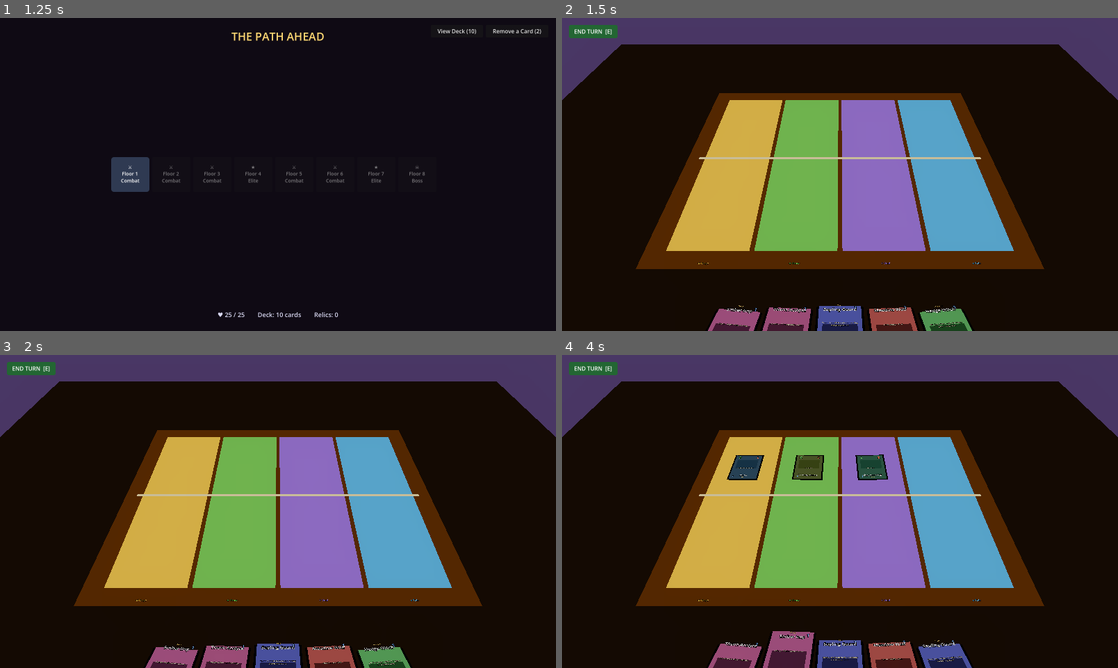
Above: before the commit, frames 1-4 (two rows, left to right).
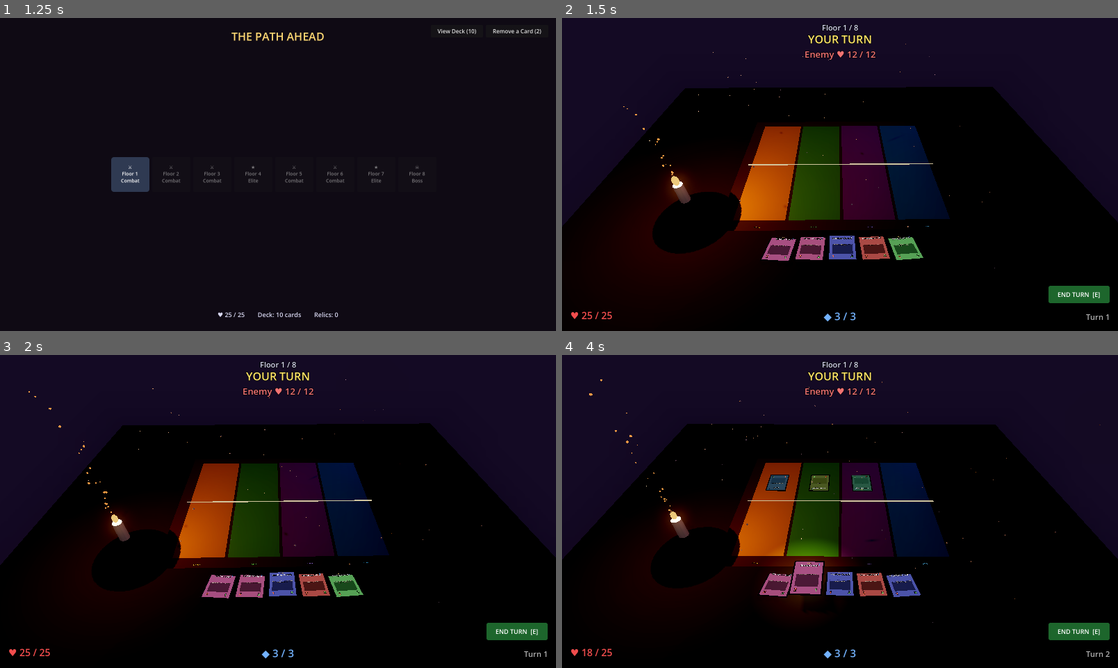
Above: after the commit, the same moments.

Repository: dani3379/card-wars
Game: Godot game, scene res://scenes/main_menu.tscn
Same seed, same stepped clock (60 frames per second), same inputs: the game is played once before the commit and once after it.
Inputs (mouse positions are in pixels of both pictures, inside the frame that each line leads up to):
- Up to frame 1 (1.25 s): click "START NEW RUN" at 0.5 s
- Up to frame 2 (1.5 s): click "⚔ Floor 1 Combat" at 1.25 s
- Up to frame 3 (2 s): no input
- Up to frame 4 (4 s): click "END TURN [E]" at 2 s; tap Enter at 2.75 s; move the mouse to (962, 495) at 2.77 s; tap E at 2.85 s; click (962, 495) at 2.92 s; drag from (728, 527) to (812, 574) at 3.52 s

Frame 1 is identical in both runs. In frame 2, 68% of the frame differs, in the area x 0-100%, y 0-100%; in frame 3, 68%; in frame 4, 69%.

Commit message:
HUD on overlay, camera drift, candle ambience, lower enemy HP, card breath
- HUD (HP, mana, enemy HP, turn, floor, info) moves from in-world Label3D
  to a 2D CanvasLayer so it's always visible regardless of camera angle.
  End-turn button moves to the bottom-right; relic strip stays top-left.
- Camera now drifts (idle sin/cos) and parallaxes with the mouse for the
  "scene feels like a head" feel. Distance bumped 4.2 -> 5.4 and FOV 50 ->
  58 so the whole hand is on-screen with a wider view of the table.
- Procedural atmosphere added in Combat._build_atmosphere: a small candle
  with a flickering warm point light, drifting ember particles, ambient
  dust motes, and a back-rim light. Driven by _update_candle_flicker so
  the light energy modulates each frame.
- Materials on lanes / table / board frame switch from unshaded to per-
  pixel shaded so the candle actually colors the scene. Sun light dropped
  to 0.30 with a cool tint so the candle is the dominant warm source.
  Environment glow + contrast adjustments tightened to push the mood.
- Enemy HP rebalanced: combat 18+f*2 -> 10+f*2, elite 25+f*2 -> 16+f*2,
  boss 60 -> 35. With STS-style draw-5/discard-end and 1-3 cost cards,
  fights now resolve in 2-4 turns instead of dragging.
- Card animation timings tightened (HOVER_LIFT_TIME 0.15->0.13, drop
  0.22->0.20, drag spring stiffer/less damped) and cards in hand now
  breathe with a per-card random phase offset for that "alive" feel.

Diff:
--- a/scenes/combat.tscn
+++ b/scenes/combat.tscn
@@ -7,34 +7,41 @@
 
 [sub_resource type="Environment" id="Env"]
 background_mode = 1
-background_color = Color(0.08, 0.06, 0.10, 1)
-ambient_light_color = Color(0.4, 0.35, 0.42, 1)
-ambient_light_energy = 0.5
+background_color = Color(0.04, 0.03, 0.05, 1)
+ambient_light_color = Color(0.30, 0.22, 0.28, 1)
+ambient_light_energy = 0.25
 tonemap_mode = 4
+tonemap_exposure = 1.1
 glow_enabled = true
-glow_intensity = 0.4
-glow_bloom = 0.05
-glow_hdr_threshold = 1.0
+glow_intensity = 0.7
+glow_strength = 1.1
+glow_bloom = 0.10
+glow_hdr_threshold = 0.9
 glow_blend_mode = 1
 adjustment_enabled = true
-adjustment_contrast = 1.10
-adjustment_saturation = 1.05
+adjustment_contrast = 1.15
+adjustment_saturation = 1.10
 
 [sub_resource type="StandardMaterial3D" id="MatLane1"]
-shading_mode = 0
-albedo_color = Color(0.92, 0.72, 0.18, 1)
+shading_mode = 1
+albedo_color = Color(0.55, 0.42, 0.10, 1)
+roughness = 0.85
+metallic = 0.0
 
 [sub_resource type="StandardMaterial3D" id="MatLane2"]
-shading_mode = 0
-albedo_color = Color(0.35, 0.75, 0.30, 1)
+shading_mode = 1
+albedo_color = Color(0.20, 0.45, 0.18, 1)
+roughness = 0.85
 
 [sub_resource type="StandardMaterial3D" id="MatLane3"]
-shading_mode = 0
-albedo_color = Color(0.55, 0.35, 0.78, 1)
+shading_mode = 1
+albedo_color = Color(0.32, 0.20, 0.45, 1)
+roughness = 0.85
 
 [sub_resource type="StandardMaterial3D" id="MatLane4"]
-shading_mode = 0
-albedo_color = Color(0.28, 0.62, 0.85, 1)
+shading_mode = 1
+albedo_color = Color(0.16, 0.36, 0.50, 1)
+roughness = 0.85
 
 [sub_resource type="PlaneMesh" id="MeshLane1"]
 size = Vector2(0.85, 2.8)
@@ -53,8 +60,9 @@
 material = SubResource("MatLane4")
 
 [sub_resource type="StandardMaterial3D" id="MatBoardFrame"]
-shading_mode = 0
-albedo_color = Color(0.35, 0.22, 0.12, 1)
+shading_mode = 1
+albedo_color = Color(0.20, 0.13, 0.07, 1)
+roughness = 0.95
 
 [sub_resource type="PlaneMesh" id="MeshBoardFrame"]
 size = Vector2(4.0, 3.2)
@@ -72,8 +80,9 @@
 material = SubResource("MatMidline")
 
 [sub_resource type="StandardMaterial3D" id="MatTable"]
-shading_mode = 0
-albedo_color = Color(0.16, 0.13, 0.11, 1)
+shading_mode = 1
+albedo_color = Color(0.10, 0.08, 0.07, 1)
+roughness = 1.0
 
 [sub_resource type="PlaneMesh" id="MeshTable"]
 size = Vector2(9, 7)
@@ -88,13 +97,13 @@
 
 [node name="Camera3D" type="Camera3D" parent="."]
 transform = Transform3D(1, 0, 0, 0, 0.707, 0.707, 0, -0.707, 0.707, 0, 3.0, 3.0)
-fov = 50.0
+fov = 58.0
 near = 0.05
 
 [node name="Sun" type="DirectionalLight3D" parent="."]
 transform = Transform3D(0.866, -0.354, 0.354, 0, 0.707, 0.707, -0.5, -0.612, 0.612, 0, 4, 0)
-light_color = Color(1.0, 0.96, 0.88, 1)
-light_energy = 1.0
+light_color = Color(0.55, 0.50, 0.65, 1)
+light_energy = 0.30
 shadow_enabled = true
 shadow_bias = 0.02
 
--- a/scripts/Card.gd
+++ b/scripts/Card.gd
@@ -40,16 +40,24 @@
 var _drag_velocity := Vector3.ZERO
 
 const HOVER_LIFT := 0.18
-const HOVER_LIFT_TIME := 0.15
-const HOVER_DROP_TIME := 0.22
+const HOVER_LIFT_TIME := 0.13
+const HOVER_DROP_TIME := 0.20
 const HOVER_GLOW_ENERGY := 0.7
 const PLAY_ARC_HEIGHT := 0.4
 const PLAY_ARC_TIME := 0.55
-const DRAG_SPRING_STIFFNESS := 60.0
-const DRAG_SPRING_DAMPING := 14.0
+const DRAG_SPRING_STIFFNESS := 70.0
+const DRAG_SPRING_DAMPING := 13.0
 const DRAG_HEIGHT := 0.18
 const ART_SIZE := Vector2(0.30, 0.20)
 const ART_POS := Vector3(0, 0.006, 0.06)
+
+# Subtle breathing for cards resting in hand. Each card picks a random phase
+# offset on _ready so a hand of cards isn't synchronized.
+const BREATH_AMPLITUDE_Y := 0.006
+const BREATH_AMPLITUDE_ROT := 0.012
+const BREATH_SPEED := 1.4
+var _breath_t: float = 0.0
+var _breath_phase: float = 0.0
 
 
 func _ready() -> void:
@@ -64,6 +72,8 @@
 	if card_data.size() > 0:
 		current_hp = card_data.hp
 		current_atk = card_data.atk
+
+	_breath_phase = randf() * TAU
 
 	_apply_card_visual()
 	_create_art_panel()
@@ -218,9 +228,19 @@
 
 
 func _process(delta: float) -> void:
-	if _is_playing or not _is_being_dragged:
-		return
-	_update_drag_spring(delta)
+	if _is_being_dragged:
+		_update_drag_spring(delta)
+		return
+	if _is_playing or _is_hovered or is_on_battlefield:
+		return
+	# Skip while a hand-position tween is mid-flight so we don't fight it.
+	if _active_tween and _active_tween.is_valid() and _active_tween.is_running():
+		return
+	# Idle in hand — breathe gently around the resting target.
+	_breath_t += delta * BREATH_SPEED
+	var s = sin(_breath_t + _breath_phase)
+	position.y = _hand_target_position.y + s * BREATH_AMPLITUDE_Y
+	rotation.z = _hand_target_rotation.z + s * BREATH_AMPLITUDE_ROT
 
 
 func _update_drag_spring(delta: float) -> void:
--- a/scripts/scenes/Combat.gd
+++ b/scripts/scenes/Combat.gd
@@ -42,30 +42,41 @@
 var _player_field: Array = [null, null, null, null]
 var _enemy_field: Array = [null, null, null, null]
 const MAX_HAND_SIZE := 8
-const HAND_CENTER := Vector3(0.0, 0.06, 2.2)
+const HAND_CENTER := Vector3(0.0, 0.06, 1.95)
 const HAND_CARD_SPACING := 0.46
-const HAND_CARD_TILT_X := -0.35
+const HAND_CARD_TILT_X := -0.32
 const LANE_X := [-1.35, -0.45, 0.45, 1.35]
 const PLAYER_ZONE_Z := 0.6
 const ENEMY_ZONE_Z := -0.6
 
 # ── Camera ──
 var _cam_pivot := Vector3(0, 0, 0.3)
-var _cam_distance := 4.2
-var _cam_angle_x := -45.0
+var _cam_distance := 5.4
+var _cam_angle_x := -42.0
 var _cam_angle_y := 0.0
+# Drift + mouse-follow state. Read each frame in _process so the camera
+# breathes a little instead of being a static viewport.
+const CAMERA_DRIFT_AMPLITUDE_X := 0.06
+const CAMERA_DRIFT_AMPLITUDE_Y := 0.04
+const CAMERA_DRIFT_SPEED := 0.35
+const CAMERA_MOUSE_FOLLOW_X := 0.22
+const CAMERA_MOUSE_FOLLOW_Y := 0.12
+const CAMERA_MOUSE_LERP := 4.0
+var _cam_drift_t: float = 0.0
+var _cam_mouse_offset: Vector3 = Vector3.ZERO
 
 # ── Relic-related per-turn state ──
 var _vampires_fang_used_this_turn: bool = false
 
-# ── HUD ──
-var _phase_label: Label3D
-var _player_hp_label: Label3D
-var _enemy_hp_label: Label3D
-var _mana_label: Label3D
-var _turn_label: Label3D
-var _info_label: Label3D
-var _floor_label: Label3D
+# ── HUD (2D overlay so it's always on-screen, not Label3D in world space) ──
+var _hud_layer: CanvasLayer
+var _phase_label: Label
+var _player_hp_label: Label
+var _enemy_hp_label: Label
+var _mana_label: Label
+var _turn_label: Label
+var _info_label: Label
+var _floor_label: Label
 var _end_turn_btn: Button
 var _relic_panel: HBoxContainer
 
@@ -79,6 +90,7 @@
 	get_viewport().physics_object_picking = true
 	_setup_fight_state()
 	_build_lane_labels()
+	_build_atmosphere()
 	_build_hud()
 	_build_end_turn_button()
 	_build_flash_layer()
@@ -99,13 +111,13 @@
 
 	match node_type:
 		"combat":
-			enemy_max_hp = 18 + floor_num * 2
+			enemy_max_hp = 10 + floor_num * 2
 			_build_enemy_deck_normal(floor_num)
 		"elite":
-			enemy_max_hp = 25 + floor_num * 2
+			enemy_max_hp = 16 + floor_num * 2
 			_build_enemy_deck_elite(floor_num)
 		"boss":
-			enemy_max_hp = 60
+			enemy_max_hp = 35
 			_build_enemy_deck_boss()
 	enemy_hp = enemy_max_hp
 
@@ -523,6 +535,139 @@
 
 
 # ── HUD ──
+# ── Atmosphere ──
+# A small candle on the table edge with a real flickering point light, drifting
+# embers, and dust motes lit by the candle. Pure procedural setup — no scene
+# editing needed. Tweak the constants here for "feel".
+const CANDLE_BASE_ENERGY := 1.4
+const CANDLE_FLICKER_AMOUNT := 0.55
+const CANDLE_POSITION := Vector3(-2.4, 0.45, 1.35)
+
+var _candle_light: OmniLight3D
+var _candle_flame: MeshInstance3D
+var _candle_flicker_t: float = 0.0
+
+
+func _build_atmosphere() -> void:
+	_build_candle()
+	_build_embers()
+	_build_dust_motes()
+	_build_back_glow()
+
+
+func _build_candle() -> void:
+	var stem = MeshInstance3D.new()
+	var stem_mesh = CylinderMesh.new()
+	stem_mesh.top_radius = 0.07
+	stem_mesh.bottom_radius = 0.075
+	stem_mesh.height = 0.32
+	var stem_mat = StandardMaterial3D.new()
+	stem_mat.albedo_color = Color(0.92, 0.86, 0.70)
+	stem_mat.roughness = 0.85
+	stem_mesh.material = stem_mat
+	stem.mesh = stem_mesh
+	stem.position = CANDLE_POSITION + Vector3(0, 0.16, 0)
+	add_child(stem)
+
+	# Flame: a small emissive cone-ish mesh.
+	_candle_flame = MeshInstance3D.new()
+	var flame_mesh = SphereMesh.new()
+	flame_mesh.radius = 0.04
+	flame_mesh.height = 0.13
+	var flame_mat = StandardMaterial3D.new()
+	flame_mat.shading_mode = BaseMaterial3D.SHADING_MODE_UNSHADED
+	flame_mat.albedo_color = Color(1.0, 0.78, 0.32)
+	flame_mat.emission_enabled = true
+	flame_mat.emission = Color(1.0, 0.65, 0.25)
+	flame_mat.emission_energy_multiplier = 4.0
+	flame_mesh.material = flame_mat
+	_candle_flame.mesh = flame_mesh
+	_candle_flame.position = CANDLE_POSITION + Vector3(0, 0.40, 0)
+	add_child(_candle_flame)
+
+	# Warm point light driving the scene's mood.
+	_candle_light = OmniLight3D.new()
+	_candle_light.light_color = Color(1.0, 0.65, 0.30)
+	_candle_light.light_energy = CANDLE_BASE_ENERGY
+	_candle_light.omni_range = 6.0
+	_candle_light.shadow_enabled = true
+	_candle_light.position = CANDLE_POSITION + Vector3(0, 0.40, 0)
+	add_child(_candle_light)
+
+
+func _build_embers() -> void:
+	# Drifting embers rising from the candle.
+	var p = GPUParticles3D.new()
+	var mat = ParticleProcessMaterial.new()
+	mat.direction = Vector3(0, 1, 0)
+	mat.spread = 12.0
+	mat.initial_velocity_min = 0.25
+	mat.initial_velocity_max = 0.55
+	mat.gravity = Vector3(0, 0.4, 0)  # rise, not fall
+	mat.scale_min = 0.4
+	mat.scale_max = 1.2
+	mat.color = Color(1.0, 0.55, 0.2, 1.0)
+	mat.emission_shape = ParticleProcessMaterial.EMISSION_SHAPE_SPHERE
+	mat.emission_sphere_radius = 0.04
+	p.process_material = mat
+	var mesh = SphereMesh.new()
+	mesh.radius = 0.012
+	mesh.height = 0.024
+	var ember_mat = StandardMaterial3D.new()
+	ember_mat.shading_mode = BaseMaterial3D.SHADING_MODE_UNSHADED
+	ember_mat.albedo_color = Color(1.0, 0.55, 0.2)
+	ember_mat.emission_enabled = true
+	ember_mat.emission = Color(1.0, 0.45, 0.15)
+	ember_mat.emission_energy_multiplier = 3.0
+	mesh.material = ember_mat
+	p.draw_pass_1 = mesh
+	p.amount = 24
+	p.lifetime = 2.4
+	p.preprocess = 1.5
+	p.position = CANDLE_POSITION + Vector3(0, 0.45, 0)
+	add_child(p)
+
+
+func _build_dust_motes() -> void:
+	# Slow ambient dust drifting through the candle's light cone.
+	var p = GPUParticles3D.new()
+	var mat = ParticleProcessMaterial.new()
+	mat.direction = Vector3(0.2, -0.05, 0.1)
+	mat.spread = 60.0
+	mat.initial_velocity_min = 0.05
+	mat.initial_velocity_max = 0.12
+	mat.gravity = Vector3.ZERO
+	mat.scale_min = 0.5
+	mat.scale_max = 1.6
+	mat.emission_shape = ParticleProcessMaterial.EMISSION_SHAPE_BOX
+	mat.emission_box_extents = Vector3(3.0, 1.2, 2.5)
+	mat.color = Color(0.9, 0.85, 0.7, 0.5)
+	p.process_material = mat
+	var mesh = SphereMesh.new()
+	mesh.radius = 0.006
+	mesh.height = 0.012
+	var dust_mat = StandardMaterial3D.new()
+	dust_mat.albedo_color = Color(0.95, 0.9, 0.78)
+	dust_mat.roughness = 1.0
+	mesh.material = dust_mat
+	p.draw_pass_1 = mesh
+	p.amount = 80
+	p.lifetime = 6.0
+	p.preprocess = 4.0
+	p.position = Vector3(0, 1.0, 0)
+	add_child(p)
+
+
+func _build_back_glow() -> void:
+	# Dim warm rim light from the back to push the table out of pure darkness.
+	var rim = OmniLight3D.new()
+	rim.light_color = Color(0.6, 0.4, 0.5)
+	rim.light_energy = 0.6
+	rim.omni_range = 8.0
+	rim.position = Vector3(2.0, 1.5, -2.5)
+	add_child(rim)
+
+
 func _build_lane_labels() -> void:
 	# A small label above each lane showing its identity
 	for i in range(4):
@@ -540,65 +685,116 @@
 
 
 func _build_hud() -> void:
-	_phase_label = _make_hud_label(Vector3(0, 2.6, -2.5), "YOUR TURN", 44, Color(1, 0.9, 0.4))
-	_floor_label = _make_hud_label(Vector3(0, 3.0, -2.5),
-		"Floor %d / %d" % [RunState.current_floor, RunState.FLOOR_COUNT], 26,
-		Color(0.85, 0.85, 0.95))
-	_player_hp_label = _make_hud_label(Vector3(-1.7, 0.15, 2.6),
-		"♥ 25/25", 36, Color(0.9, 0.3, 0.3))
-	_enemy_hp_label = _make_hud_label(Vector3(0, 2.5, -2.5),
-		"Enemy ♥ %d/%d" % [enemy_hp, enemy_max_hp], 30, Color(0.9, 0.4, 0.4))
-	_mana_label = _make_hud_label(Vector3(0, 0.15, 2.6), "◆ 5/5", 36, Color(0.4, 0.65, 1.0))
-	_turn_label = _make_hud_label(Vector3(1.7, 0.15, 2.6), "Turn 1", 26, Color(0.6, 0.6, 0.6))
-	_info_label = _make_hud_label(Vector3(0, 1.5, 0), "", 40, Color(1, 0.6, 0.3))
-
-
-func _make_hud_label(pos: Vector3, text: String, size: int, color: Color) -> Label3D:
-	var lbl = Label3D.new()
+	# Single CanvasLayer hosts every HUD label + button + relic strip in 2D.
+	# Positioned by anchors so the layout works at any window size.
+	_hud_layer = CanvasLayer.new()
+	_hud_layer.layer = 10
+	add_child(_hud_layer)
+
+	# Top center: floor + phase
+	_floor_label = _make_2d_label(
+		"Floor %d / %d" % [RunState.current_floor, RunState.FLOOR_COUNT],
+		22, Color(0.85, 0.85, 0.95))
+	_floor_label.set_anchors_preset(Control.PRESET_TOP_WIDE)
+	_floor_label.offset_top = 12
+	_floor_label.offset_bottom = 38
+	_floor_label.horizontal_alignment = HORIZONTAL_ALIGNMENT_CENTER
+	_hud_layer.add_child(_floor_label)
+
+	_phase_label = _make_2d_label("YOUR TURN", 32, Color(1, 0.9, 0.4))
+	_phase_label.set_anchors_preset(Control.PRESET_TOP_WIDE)
+	_phase_label.offset_top = 38
+	_phase_label.offset_bottom = 78
+	_phase_label.horizontal_alignment = HORIZONTAL_ALIGNMENT_CENTER
+	_hud_layer.add_child(_phase_label)
+
+	# Top center: enemy HP
+	_enemy_hp_label = _make_2d_label(
+		"Enemy ♥ %d/%d" % [enemy_hp, enemy_max_hp], 26, Color(0.95, 0.45, 0.45))
+	_enemy_hp_label.set_anchors_preset(Control.PRESET_TOP_WIDE)
+	_enemy_hp_label.offset_top = 86
+	_enemy_hp_label.offset_bottom = 120
+	_enemy_hp_label.horizontal_alignment = HORIZONTAL_ALIGNMENT_CENTER
+	_hud_layer.add_child(_enemy_hp_label)
+
+	# Bottom-left: player HP
+	_player_hp_label = _make_2d_label("♥ 25/25", 28, Color(0.95, 0.3, 0.3))
+	_player_hp_label.set_anchors_preset(Control.PRESET_BOTTOM_LEFT)
+	_player_hp_label.offset_left = 24
+	_player_hp_label.offset_top = -64
+	_player_hp_label.offset_bottom = -28
+	_player_hp_label.offset_right = 320
+	_hud_layer.add_child(_player_hp_label)
+
+	# Bottom-center: mana
+	_mana_label = _make_2d_label("◆ 3/3", 30, Color(0.45, 0.7, 1.0))
+	_mana_label.set_anchors_preset(Control.PRESET_BOTTOM_WIDE)
+	_mana_label.offset_top = -64
+	_mana_label.offset_bottom = -28
+	_mana_label.horizontal_alignment = HORIZONTAL_ALIGNMENT_CENTER
+	_hud_layer.add_child(_mana_label)
+
+	# Bottom-right: turn counter
+	_turn_label = _make_2d_label("Turn 1", 22, Color(0.7, 0.7, 0.7))
+	_turn_label.set_anchors_preset(Control.PRESET_BOTTOM_RIGHT)
+	_turn_label.offset_left = -200
+	_turn_label.offset_right = -24
+	_turn_label.offset_top = -56
+	_turn_label.offset_bottom = -28
+	_turn_label.horizontal_alignment = HORIZONTAL_ALIGNMENT_RIGHT
+	_hud_layer.add_child(_turn_label)
+
+	# Center: transient info messages ("Not enough mana", etc.)
+	_info_label = _make_2d_label("", 30, Color(1, 0.65, 0.3))
+	_info_label.set_anchors_preset(Control.PRESET_CENTER)
+	_info_label.offset_left = -300
+	_info_label.offset_right = 300
+	_info_label.offset_top = 60
+	_info_label.offset_bottom = 110
+	_info_label.horizontal_alignment = HORIZONTAL_ALIGNMENT_CENTER
+	_hud_layer.add_child(_info_label)
+
+
+func _make_2d_label(text: String, size: int, color: Color) -> Label:
+	var lbl = Label.new()
 	lbl.text = text
-	lbl.font_size = size
-	lbl.pixel_size = 0.003
-	lbl.position = pos
-	lbl.billboard = BaseMaterial3D.BILLBOARD_ENABLED
-	lbl.no_depth_test = true
-	lbl.modulate = color
-	lbl.outline_modulate = Color(0, 0, 0, 0.8)
-	lbl.outline_size = 8
-	lbl.fixed_size = true
-	lbl.render_priority = 10
-	add_child(lbl)
+	lbl.add_theme_font_size_override("font_size", size)
+	lbl.add_theme_color_override("font_color", color)
+	lbl.add_theme_color_override("font_outline_color", Color(0, 0, 0, 0.85))
+	lbl.add_theme_constant_override("outline_size", 6)
+	lbl.mouse_filter = Control.MOUSE_FILTER_IGNORE
 	return lbl
 
 
 func _build_end_turn_button() -> void:
-	var layer = CanvasLayer.new()
-	layer.layer = 10
-	add_child(layer)
 	_end_turn_btn = Button.new()
 	_end_turn_btn.text = "END TURN  [E]"
-	_end_turn_btn.position = Vector2(20, 20)
-	_end_turn_btn.custom_minimum_size = Vector2(140, 38)
+	_end_turn_btn.set_anchors_preset(Control.PRESET_BOTTOM_RIGHT)
+	_end_turn_btn.offset_left = -200
+	_end_turn_btn.offset_right = -24
+	_end_turn_btn.offset_top = -130
+	_end_turn_btn.offset_bottom = -80
 	_end_turn_btn.pressed.connect(_on_end_turn)
 	var style = StyleBoxFlat.new()
-	style.bg_color = Color(0.12, 0.42, 0.18, 0.9)
+	style.bg_color = Color(0.12, 0.42, 0.18, 0.95)
 	style.corner_radius_top_left = 6
 	style.corner_radius_top_right = 6
 	style.corner_radius_bottom_left = 6
 	style.corner_radius_bottom_right = 6
 	_end_turn_btn.add_theme_stylebox_override("normal", style)
 	_end_turn_btn.add_theme_color_override("font_color", Color.WHITE)
-	layer.add_child(_end_turn_btn)
+	_end_turn_btn.add_theme_font_size_override("font_size", 18)
+	_hud_layer.add_child(_end_turn_btn)
 
 
 func _build_relic_display() -> void:
-	# Top-right strip showing icons for all owned relics
-	var layer = CanvasLayer.new()
-	layer.layer = 10
-	add_child(layer)
+	# Top-left strip showing icons for all owned relics, just under the floor label.
 	_relic_panel = HBoxContainer.new()
-	_relic_panel.position = Vector2(20, 70)
+	_relic_panel.set_anchors_preset(Control.PRESET_TOP_LEFT)
+	_relic_panel.offset_left = 24
+	_relic_panel.offset_top = 24
 	_relic_panel.add_theme_constant_override("separation", 8)
-	layer.add_child(_relic_panel)
+	_hud_layer.add_child(_relic_panel)
 	_refresh_relic_display()
 
 
@@ -617,15 +813,22 @@
 
 
 func _update_hud() -> void:
-	_player_hp_label.text = "♥ %d/%d" % [player_hp, player_max_hp]
-	_enemy_hp_label.text = "Enemy ♥ %d/%d" % [enemy_hp, enemy_max_hp]
-	_mana_label.text = "◆ %d/%d" % [player_mana, player_max_mana]
+	_player_hp_label.text = "♥ %d / %d" % [player_hp, player_max_hp]
+	_enemy_hp_label.text = "Enemy ♥ %d / %d" % [enemy_hp, enemy_max_hp]
+	_mana_label.text = "◆ %d / %d" % [player_mana, player_max_mana]
 	_turn_label.text = "Turn %d" % turn_number
 	match phase:
-		Phase.PLAYER_TURN: _phase_label.text = "YOUR TURN"; _phase_label.modulate = Color(1, 0.9, 0.4)
-		Phase.ENEMY_TURN: _phase_label.text = "ENEMY TURN"; _phase_label.modulate = Color(0.9, 0.4, 0.4)
-		Phase.COMBAT: _phase_label.text = "COMBAT"; _phase_label.modulate = Color(1, 0.5, 0.2)
-		Phase.GAME_OVER: pass
+		Phase.PLAYER_TURN:
+			_phase_label.text = "YOUR TURN"
+			_phase_label.add_theme_color_override("font_color", Color(1, 0.9, 0.4))
+		Phase.ENEMY_TURN:
+			_phase_label.text = "ENEMY TURN"
+			_phase_label.add_theme_color_override("font_color", Color(0.95, 0.45, 0.45))
+		Phase.COMBAT:
+			_phase_label.text = "COMBAT"
+			_phase_label.add_theme_color_override("font_color", Color(1, 0.55, 0.25))
+		Phase.GAME_OVER:
+			pass
 
 
 func _on_end_turn() -> void:
@@ -667,17 +870,52 @@
 
 func _show_info(msg: String) -> void:
 	_info_label.text = msg
-	_info_label.modulate = Color(1, 0.6, 0.3)
+	_info_label.add_theme_color_override("font_color", Color(1, 0.65, 0.3))
 	get_tree().create_timer(1.5).timeout.connect(func(): _info_label.text = "")
 
 
 # ── Camera ──
 func _process(delta: float) -> void:
+	_cam_drift_t += delta * CAMERA_DRIFT_SPEED
+	_update_mouse_offset(delta)
 	_update_camera_transform()
+	_update_candle_flicker(delta)
 	if _shake_amount > 0.001:
 		var jitter = Vector3(randf()-0.5, randf()-0.5, randf()-0.5) * _shake_amount * 0.06
 		camera.position += jitter
 		_shake_amount = lerp(_shake_amount, 0.0, clampf(delta * 7.0, 0, 1))
+
+
+# Two layered noise sines + a small random kick = a candle that doesn't loop.
+func _update_candle_flicker(delta: float) -> void:
+	if _candle_light == null:
+		return
+	_candle_flicker_t += delta
+	var n = sin(_candle_flicker_t * 11.3) * 0.5 + sin(_candle_flicker_t * 4.7 + 1.3) * 0.5
+	n += (randf() - 0.5) * 0.4
+	var energy = CANDLE_BASE_ENERGY + n * CANDLE_FLICKER_AMOUNT
+	_candle_light.light_energy = max(0.4, energy)
+	if _candle_flame != null:
+		var s = 1.0 + n * 0.18
+		_candle_flame.scale = Vector3(s, 1.0 + n * 0.25, s)
+
+
+# Smoothly chase the mouse-driven camera offset so the scene parallaxes
+# slightly with the cursor. Lerped so it never feels jittery.
+func _update_mouse_offset(delta: float) -> void:
+	var vp = get_viewport().get_visible_rect().size
+	if vp.x <= 0 or vp.y <= 0:
+		return
+	var mp = get_viewport().get_mouse_position()
+	# Normalise to -1..1 with the centre at 0.
+	var nx = clampf((mp.x / vp.x) * 2.0 - 1.0, -1.0, 1.0)
+	var ny = clampf((mp.y / vp.y) * 2.0 - 1.0, -1.0, 1.0)
+	var target = Vector3(
+		nx * CAMERA_MOUSE_FOLLOW_X,
+		-ny * CAMERA_MOUSE_FOLLOW_Y,
+		0.0,
+	)
+	_cam_mouse_offset = _cam_mouse_offset.lerp(target, clampf(delta * CAMERA_MOUSE_LERP, 0.0, 1.0))
 
 
 func _update_camera_transform() -> void:
@@ -688,8 +926,14 @@
 		-sin(pitch_rad) * _cam_distance,
 		cos(yaw_rad) * cos(pitch_rad) * _cam_distance
 	)
-	camera.position = _cam_pivot + offset
-	camera.look_at(_cam_pivot, Vector3.UP)
+	# Subtle idle drift — independent of mouse — so the camera always breathes.
+	var drift = Vector3(
+		sin(_cam_drift_t * 0.7) * CAMERA_DRIFT_AMPLITUDE_X,
+		cos(_cam_drift_t * 0.5) * CAMERA_DRIFT_AMPLITUDE_Y,
+		0.0,
+	)
+	camera.position = _cam_pivot + offset + drift + _cam_mouse_offset
+	camera.look_at(_cam_pivot + _cam_mouse_offset * 0.35, Vector3.UP)
 
 
 func _unhandled_input(event: InputEvent) -> void:
